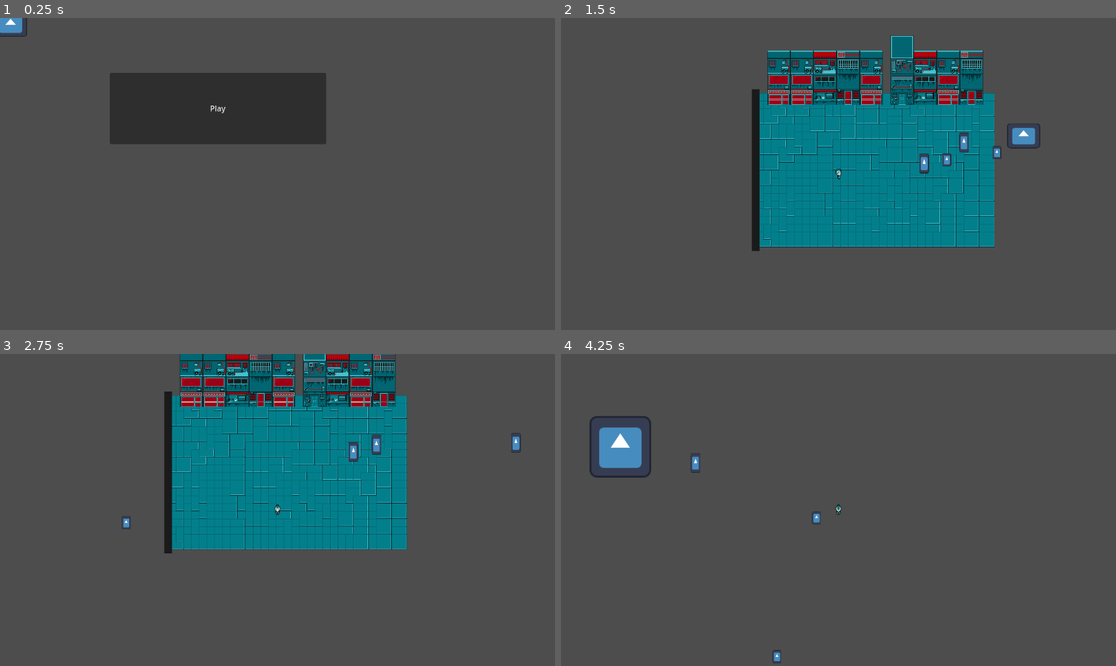
Above: before the commit, frames 1-4 (two rows, left to right).
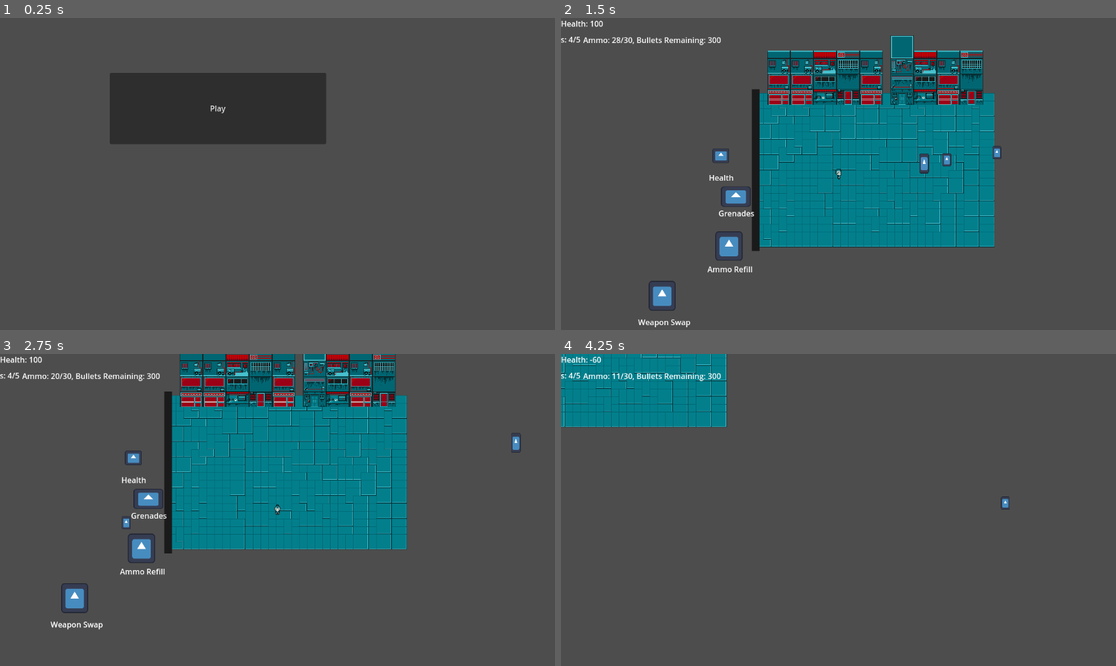
Above: after the commit, the same moments.

Repository: BradMcGlynnUWO/godot-project
Game: Godot game, scene res://main.tscn
The game is run twice, just before and just after one commit, with the same random seed, the same clock (stepped at 60 frames per second) and the same inputs. The engine's default icon, where the game draws it, is replaced by a stand-in: a white triangle on a blue panel in a dark square.
Inputs (mouse positions are in pixels of both pictures, inside the frame that each line leads up to):
- Up to frame 1 (0.25 s): no input
- Up to frame 2 (1.5 s): click "Play" at 0.5 s; move the mouse to (960, 158) at 1.27 s; hold Right (ui_right) from 1.28 s (still down); hold Space (ui_select) from 1.28 s (still down); tap G (ui_throw_grenade) at 1.35 s
- Up to frame 3 (2.75 s): move the mouse to (166, 525) at 2.02 s; release Right (ui_right) at 2.03 s; release Space (ui_select) at 2.03 s; hold Down (ui_down) from 2.03 s (still down); tap Space (ui_select) at 2.1, 2.27, 2.57 s; tap G (ui_throw_grenade) at 2.3 s
- Up to frame 4 (4.25 s): move the mouse to (894, 441) at 2.77 s; release Down (ui_down) at 2.78 s; hold Right (ui_right) 2.78-3.53 s; hold Space (ui_select) 2.78-3.53 s; tap Shift (dash) at 2.85 s; move the mouse to (810, 572) at 3.52 s; hold Up (ui_up) from 3.53 s (still down); tap G (ui_throw_grenade) at 3.6 s; tap Space (ui_select) at 3.77, 4.07 s

The runs differ from the first frame. In frame 1, 0.2% of the frame differs, in the area x 0-5%, y 0-7%; in frame 2, 1.9%; in frame 3, 1.8%; in frame 4, 8.4%, in the area x 0-81%, y 0-100%.

Commit message:
pretty neat stuff: ammo, health and grenade drops + weapon swaps

Diff:
--- a/Temporal Mirage - Cybernetic Reclaim/BaseClasses/Characters/BaseCharacter.gd
+++ b/Temporal Mirage - Cybernetic Reclaim/BaseClasses/Characters/BaseCharacter.gd
@@ -14,6 +14,7 @@
 	if health <= 0:
 		die()
 
+
 func die() -> void:
 	queue_free() # Override this method to perform specific actions upon death.
 
@@ -21,4 +22,23 @@
 	return false
 
 func apply_knockback(direction: Vector2, magnitude: float):
-	global_position += direction * magnitude
+	var start_position = global_position
+	var end_position = start_position + direction * magnitude
+	var tween = get_tree().create_tween()
+	tween.set_trans(Tween.TRANS_BACK)
+	tween.set_ease(Tween.EASE_OUT)
+	#tween.tween_property(self, "global_position",start_position, 1).as_relative()
+	tween.tween_property(self, "global_position",end_position, 1)
+	await tween.finished
+
+
+func swap_weapon(new_weapon_class: Script):
+	if new_weapon_class:
+		# Remove the current weapon
+		if weapon_slot:
+			weapon_slot.queue_free()
+
+		# Instantiate the new weapon and assign it to the weapon slot
+		var new_weapon_instance = new_weapon_class.new()
+		add_child(new_weapon_instance)
+		weapon_slot = new_weapon_instance
--- /dev/null
+++ b/Temporal Mirage - Cybernetic Reclaim/BaseClasses/Drops/Scenes/AmmoDrop.gd
@@ -0,0 +1,9 @@
+extends Area2D
+
+# Define the amount of ammo this drop provides
+
+func _on_body_entered(body):
+	if body.is_in_group("player") and body.weapon_slot is Gun:
+		body.refill_weapon()
+		body.update_ammo_display()
+		queue_free()
--- /dev/null
+++ b/Temporal Mirage - Cybernetic Reclaim/BaseClasses/Drops/Scenes/GrenadeDrop.gd
@@ -0,0 +1,9 @@
+extends Area2D
+
+# Define the amount of ammo this drop provides
+
+func _on_body_entered(body):
+	if body.is_in_group("player"):
+		body.grenades = body.max_grenades
+		body.update_grenade_display()
+		queue_free()
--- /dev/null
+++ b/Temporal Mirage - Cybernetic Reclaim/BaseClasses/Drops/Scenes/HealthDrop.gd
@@ -0,0 +1,12 @@
+extends Area2D
+
+# Define the amount of health this drop provides
+var health_amount: int = 50
+
+func _on_body_entered(body):
+	if body.is_in_group("player"):
+		body.health += health_amount
+		if body.health > body.max_health:
+			body.health = body.max_health
+		body.update_health_display()
+		queue_free()
--- /dev/null
+++ b/Temporal Mirage - Cybernetic Reclaim/BaseClasses/Drops/Scenes/WeaponDrop.gd
@@ -0,0 +1,14 @@
+extends Area2D
+
+# The weapon class that this drop represents
+@export var weapon_class: Script = null
+
+func _ready():
+	# Connect the signal for when the player enters the weapon drop area
+	connect("body_entered", Callable(self, "_on_body_entered"))
+
+func _on_body_entered(body: Node):
+	if body is BaseCharacter and body.is_in_group("player"):
+		body.swap_weapon(weapon_class)
+		body.update_ammo_display()
+		queue_free()  # Remove the weapon drop from the scene
--- /dev/null
+++ b/Temporal Mirage - Cybernetic Reclaim/BaseClasses/Drops/Scripts/AmmoDrop.tscn
@@ -0,0 +1,27 @@
+[gd_scene load_steps=4 format=3 uid="uid://0r4u0c2i7huu"]
+
+[ext_resource type="Script" path="res://BaseClasses/Drops/Scenes/AmmoDrop.gd" id="1_rnfy6"]
+[ext_resource type="Texture2D" uid="uid://mlgssr4jqxls" path="res://icon.svg" id="2_bnky3"]
+
+[sub_resource type="CircleShape2D" id="CircleShape2D_x82jd"]
+radius = 45.6946
+
+[node name="AmmoDrop" type="Area2D"]
+script = ExtResource("1_rnfy6")
+
+[node name="CollisionShape2D" type="CollisionShape2D" parent="."]
+shape = SubResource("CircleShape2D_x82jd")
+
+[node name="Sprite2D" type="Sprite2D" parent="."]
+position = Vector2(-0.25, 1.75)
+scale = Vector2(0.441406, 0.480469)
+texture = ExtResource("2_bnky3")
+
+[node name="Label" type="Label" parent="."]
+offset_left = -45.0
+offset_top = 38.0
+offset_right = 49.0
+offset_bottom = 64.0
+text = "Ammo Refill"
+
+[connection signal="body_entered" from="." to="." method="_on_body_entered"]
--- /dev/null
+++ b/Temporal Mirage - Cybernetic Reclaim/BaseClasses/Drops/Scripts/GrenadeDrop.tscn
@@ -0,0 +1,27 @@
+[gd_scene load_steps=4 format=3 uid="uid://rcmw025ydmw5"]
+
+[ext_resource type="Script" path="res://BaseClasses/Drops/Scenes/GrenadeDrop.gd" id="1_tgfpc"]
+[ext_resource type="Texture2D" uid="uid://mlgssr4jqxls" path="res://icon.svg" id="2_0164e"]
+
+[sub_resource type="CircleShape2D" id="CircleShape2D_1s2o2"]
+
+[node name="GrenadeDrop" type="Area2D"]
+script = ExtResource("1_tgfpc")
+
+[node name="Sprite2D" type="Sprite2D" parent="."]
+position = Vector2(-1, -2)
+scale = Vector2(0.484375, 0.328125)
+texture = ExtResource("2_0164e")
+
+[node name="CollisionShape2D" type="CollisionShape2D" parent="."]
+shape = SubResource("CircleShape2D_1s2o2")
+
+[node name="Label" type="Label" parent="."]
+offset_left = -37.0
+offset_top = 21.0
+offset_right = 38.0
+offset_bottom = 47.0
+text = "Grenades
+"
+
+[connection signal="body_entered" from="." to="." method="_on_body_entered"]
--- /dev/null
+++ b/Temporal Mirage - Cybernetic Reclaim/BaseClasses/Drops/Scripts/HealthDrop.tscn
@@ -0,0 +1,28 @@
+[gd_scene load_steps=4 format=3 uid="uid://bipvtm2yd7lyk"]
+
+[ext_resource type="Texture2D" uid="uid://mlgssr4jqxls" path="res://icon.svg" id="1_5lxay"]
+[ext_resource type="Script" path="res://BaseClasses/Drops/Scenes/HealthDrop.gd" id="1_sywcy"]
+
+[sub_resource type="CircleShape2D" id="CircleShape2D_mkbxl"]
+radius = 46.0109
+
+[node name="HealthDrop" type="Area2D"]
+script = ExtResource("1_sywcy")
+
+[node name="CollisionShape2D" type="CollisionShape2D" parent="."]
+shape = SubResource("CircleShape2D_mkbxl")
+
+[node name="Sprite2D" type="Sprite2D" parent="."]
+position = Vector2(-1, 3)
+scale = Vector2(0.273438, 0.234375)
+texture = ExtResource("1_5lxay")
+
+[node name="Label" type="Label" parent="."]
+offset_left = -26.0
+offset_top = 37.0
+offset_right = 26.0
+offset_bottom = 63.0
+text = "Health
+"
+
+[connection signal="body_entered" from="." to="." method="_on_body_entered"]
--- /dev/null
+++ b/Temporal Mirage - Cybernetic Reclaim/BaseClasses/Drops/Scripts/WeaponDrop.tscn
@@ -0,0 +1,27 @@
+[gd_scene load_steps=4 format=3 uid="uid://blapti0m20jc3"]
+
+[ext_resource type="Script" path="res://BaseClasses/Drops/Scenes/WeaponDrop.gd" id="1_s5qm2"]
+[ext_resource type="Texture2D" uid="uid://mlgssr4jqxls" path="res://icon.svg" id="2_1guos"]
+
+[sub_resource type="CircleShape2D" id="CircleShape2D_x3uef"]
+radius = 49.0306
+
+[node name="WeaponDrop" type="Area2D"]
+script = ExtResource("1_s5qm2")
+
+[node name="CollisionShape2D" type="CollisionShape2D" parent="."]
+shape = SubResource("CircleShape2D_x3uef")
+
+[node name="Sprite2D" type="Sprite2D" parent="."]
+position = Vector2(-2, 1)
+scale = Vector2(0.4375, 0.484375)
+texture = ExtResource("2_1guos")
+
+[node name="Label" type="Label" parent="."]
+offset_left = -52.0
+offset_top = 44.0
+offset_right = 58.0
+offset_bottom = 70.0
+text = "Weapon Swap"
+
+[connection signal="body_entered" from="." to="." method="_on_body_entered"]
--- a/Temporal Mirage - Cybernetic Reclaim/BaseClasses/Weapons/Guns/Gun.gd
+++ b/Temporal Mirage - Cybernetic Reclaim/BaseClasses/Weapons/Guns/Gun.gd
@@ -11,6 +11,7 @@
 # Magazine and reload variables
 var magazine_size: int = 12 # Default to a medium value
 var bullets_left: int = magazine_size
+var max_bullets: int = magazine_size * 12
 var reload_time: float = 2.0 # Default reload time
 var is_reloading: bool = false
 
@@ -64,13 +65,20 @@
 	print("Reloading")
 	is_reloading = true
 	can_shoot = false
+	if character.is_in_group("player"):
+		max_bullets -= magazine_size - bullets_left
 	var reload_timer = character.get_tree().create_timer(reload_time)
 	reload_timer.connect("timeout", Callable(self, "_on_reload_complete"))
 
 func _on_reload_complete():
 	bullets_left = magazine_size
 	is_reloading = false
-	can_shoot = true
+	if max_bullets > 0:
+		can_shoot = true
 
 func _on_timer_timeout():
 	can_shoot = true # Reset can_shoot when the timer times out
+
+
+func refill_ammo():
+	max_bullets = magazine_size * 12
--- a/Temporal Mirage - Cybernetic Reclaim/BaseClasses/Weapons/Guns/MachineGun.gd
+++ b/Temporal Mirage - Cybernetic Reclaim/BaseClasses/Weapons/Guns/MachineGun.gd
@@ -10,4 +10,5 @@
 	# Magazine and reload variables
 	magazine_size = 30 # Default to a medium value
 	bullets_left = magazine_size
+	max_bullets = magazine_size * 10
 	reload_time = 2.0 # Default reload time
--- a/Temporal Mirage - Cybernetic Reclaim/BaseClasses/Weapons/Guns/SniperRifle.gd
+++ b/Temporal Mirage - Cybernetic Reclaim/BaseClasses/Weapons/Guns/SniperRifle.gd
@@ -9,4 +9,5 @@
 	# Magazine and reload variables
 	magazine_size = 6 # Default to a medium value
 	bullets_left = magazine_size
+	max_bullets = magazine_size * 6
 	reload_time = 8.0 # Default reload time
--- a/Temporal Mirage - Cybernetic Reclaim/Enemies/Melee/Brute.gd
+++ b/Temporal Mirage - Cybernetic Reclaim/Enemies/Melee/Brute.gd
@@ -44,6 +44,8 @@
 func attack(target: Node2D) -> void:
 	is_attacking = true
 	target.take_damage(melee_damage)
+	var knockback_direction = (target.global_position - global_position).normalized()
+	target.apply_knockback(knockback_direction, 100)  # Adjust the magnitude as needed
 	# Add any visual or sound effects for the hammer swing here
 	var attack_timer = Timer.new()
 	attack_timer.wait_time = 2.0 # 1 second attack cooldown
--- a/Temporal Mirage - Cybernetic Reclaim/Player/Character.gd
+++ b/Temporal Mirage - Cybernetic Reclaim/Player/Character.gd
@@ -1,8 +1,13 @@
 extends BaseCharacter
 
 var can_shoot: bool = true
+var max_health = 100
 
 @onready var anim = get_node("AnimationPlayer")
+@onready var ammo_display = get_parent().get_node("./../CanvasLayer/AmmoDisplay")
+@onready var grenade_display = get_parent().get_node("./../CanvasLayer/GrenadeDisplay")
+@onready var health_display = get_parent().get_node("./../CanvasLayer/HealthRemaining")
+
 
 # Bullet Time variables
 var is_time_slow_active: bool = false
@@ -75,6 +80,9 @@
 
 
 func _physics_process(delta):
+	update_health_display()
+	update_ammo_display()
+	update_grenade_display()
 	# move_and_slide() uses this velocity to mvoe the character
 	velocity = _get_velocity_from_key_in()  * time_multiplier * movement_speed
 	move_and_slide()
@@ -109,6 +117,7 @@
 	var timer = get_tree().create_timer(1.0 / weapon_slot.fire_rate)
 	await timer.timeout
 	can_shoot = true
+	update_ammo_display()
 
 func activate_time_slow():
 	print("Time slow activated")
@@ -159,13 +168,30 @@
 
 	# Start the cooldown timer
 	grenade_cooldown_timer.start()
-
-	# If out of grenades, start the reload timer
-	if grenades <= 0:
-		grenade_reload_timer.start()
+	update_grenade_display()
+
 
 func reload_grenades():
+	grenade_reload_timer.start()
 	grenades = max_grenades
+	update_grenade_display()
+
+func update_ammo_display():
+	print(ammo_display)
+	if ammo_display and ammo_display is Label:
+		ammo_display.text = "Ammo: %d/%d, Bullets Remaining: %d" % [weapon_slot.bullets_left, weapon_slot.magazine_size, weapon_slot.max_bullets]
+
+func refill_weapon():
+	weapon_slot.max_bullets = weapon_slot.magazine_size * 10
+
+func update_grenade_display():
+	print(grenade_display)
+	grenade_display.text = "Grenades: %d/%d" % [grenades, max_grenades]
+
+func update_health_display():
+	print(health_display)
+	health_display.text = "Health: %d" % [health]
+
 
 func _get_velocity_from_key_in():
 	#TODO separate setting of animation to separate class?
--- a/Temporal Mirage - Cybernetic Reclaim/areas/urban-streets/city_start.tscn
+++ b/Temporal Mirage - Cybernetic Reclaim/areas/urban-streets/city_start.tscn
@@ -8,6 +8,12 @@
 [ext_resource type="Script" path="res://areas/urban-streets/city_start.gd" id="5_m7ib4"]
 [ext_resource type="PackedScene" uid="uid://cex78v1g285th" path="res://Enemies/Sniper/Sniper.tscn" id="6_iwyxm"]
 [ext_resource type="PackedScene" uid="uid://udm1tc353cn7" path="res://Enemies/Explosive/Grenader.tscn" id="8_bhpyk"]
+[ext_resource type="PackedScene" uid="uid://blapti0m20jc3" path="res://BaseClasses/Drops/Scripts/WeaponDrop.tscn" id="9_hjppk"]
+[ext_resource type="Script" path="res://BaseClasses/Weapons/Guns/GrenadeLauncher.gd" id="10_lhaoq"]
+[ext_resource type="Script" path="res://BaseClasses/Weapons/Guns/SniperRifle.gd" id="11_opkia"]
+[ext_resource type="PackedScene" uid="uid://bipvtm2yd7lyk" path="res://BaseClasses/Drops/Scripts/HealthDrop.tscn" id="12_snmm5"]
+[ext_resource type="PackedScene" uid="uid://0r4u0c2i7huu" path="res://BaseClasses/Drops/Scripts/AmmoDrop.tscn" id="13_71ece"]
+[ext_resource type="PackedScene" uid="uid://rcmw025ydmw5" path="res://BaseClasses/Drops/Scripts/GrenadeDrop.tscn" id="14_wmurk"]
 
 [sub_resource type="TileSetAtlasSource" id="TileSetAtlasSource_6q3un"]
 texture = ExtResource("1_3tkot")
@@ -563,6 +569,28 @@
 layer_2/tile_data = PackedInt32Array(-655370, 720896, 1, -589834, 720896, 1, -524298, 720896, 1, -458762, 720896, 1, -3 …(321 unchanged characters)…
 script = ExtResource("5_m7ib4")
 
+[node name="CanvasLayer" type="CanvasLayer" parent="."]
+
+[node name="AmmoDisplay" type="Label" parent="CanvasLayer"]
+offset_left = 46.0
+offset_top = 34.0
+offset_right = 86.0
+offset_bottom = 60.0
+text = "
+"
+
+[node name="GrenadeDisplay" type="Label" parent="CanvasLayer"]
+offset_left = -67.0
+offset_top = 33.0
+offset_right = -27.0
+offset_bottom = 56.0
+text = "
+"
+
+[node name="HealthRemaining" type="Label" parent="CanvasLayer"]
+offset_right = 40.0
+offset_bottom = 23.0
+
 [node name="Bullets" type="Node2D" parent="."]
 
 [node name="Grenades" type="Node2D" parent="."]
@@ -570,11 +598,36 @@
 [node name="Enemies" type="Node2D" parent="." groups=["enemies"]]
 
 [node name="Sniper" parent="Enemies" instance=ExtResource("6_iwyxm")]
-position = Vector2(782, -45)
+position = Vector2(945, -85)
 
 [node name="Grenader" parent="Enemies" groups=["enemies"] instance=ExtResource("8_bhpyk")]
-position = Vector2(426, -103)
+position = Vector2(425, -450)
 
 [node name="Player" type="Node2D" parent="."]
 
 [node name="BaseCharacter" parent="Player" instance=ExtResource("2_s2vpi")]
+
+[node name="Weapon Drops" type="Node" parent="."]
+
+[node name="GrenadeLauncherDrop" parent="Weapon Drops" instance=ExtResource("9_hjppk")]
+position = Vector2(-95, 453)
+weapon_class = ExtResource("10_lhaoq")
+
+[node name="SniperRifleDrop" parent="Weapon Drops" instance=ExtResource("9_hjppk")]
+position = Vector2(-344, 252)
+weapon_class = ExtResource("11_opkia")
+
+[node name="HealthDrops" type="Node" parent="."]
+
+[node name="HealthDrop" parent="HealthDrops" instance=ExtResource("12_snmm5")]
+position = Vector2(-223, -41)
+
+[node name="AmmoDrops" type="Node" parent="."]
+
+[node name="AmmoDrop" parent="AmmoDrops" instance=ExtResource("13_71ece")]
+position = Vector2(-207, 148)
+
+[node name="GrenadeDrops" type="Node" parent="."]
+
+[node name="GrenadeDrop" parent="GrenadeDrops" instance=ExtResource("14_wmurk")]
+position = Vector2(-192, 49)
--- a/Temporal Mirage - Cybernetic Reclaim/main.tscn
+++ b/Temporal Mirage - Cybernetic Reclaim/main.tscn
@@ -1,7 +1,6 @@
-[gd_scene load_steps=3 format=3 uid="uid://dtaeuhgpkcy1f"]
+[gd_scene load_steps=2 format=3 uid="uid://dtaeuhgpkcy1f"]
 
 [ext_resource type="Script" path="res://main.gd" id="1_wsts2"]
-[ext_resource type="PackedScene" uid="uid://udm1tc353cn7" path="res://Enemies/Explosive/Grenader.tscn" id="2_6hsec"]
 
 [node name="main" type="Node2D"]
 script = ExtResource("1_wsts2")
@@ -19,6 +18,4 @@
 offset_bottom = 262.0
 text = "Play"
 
-[node name="Grenader" parent="." instance=ExtResource("2_6hsec")]
-
 [connection signal="pressed" from="play-button" to="." method="_on_playbutton_pressed"]
Not shown: 1 places in Temporal Mirage - Cybernetic Reclaim/areas/urban-streets/city_start.tscn that only renumber resources
